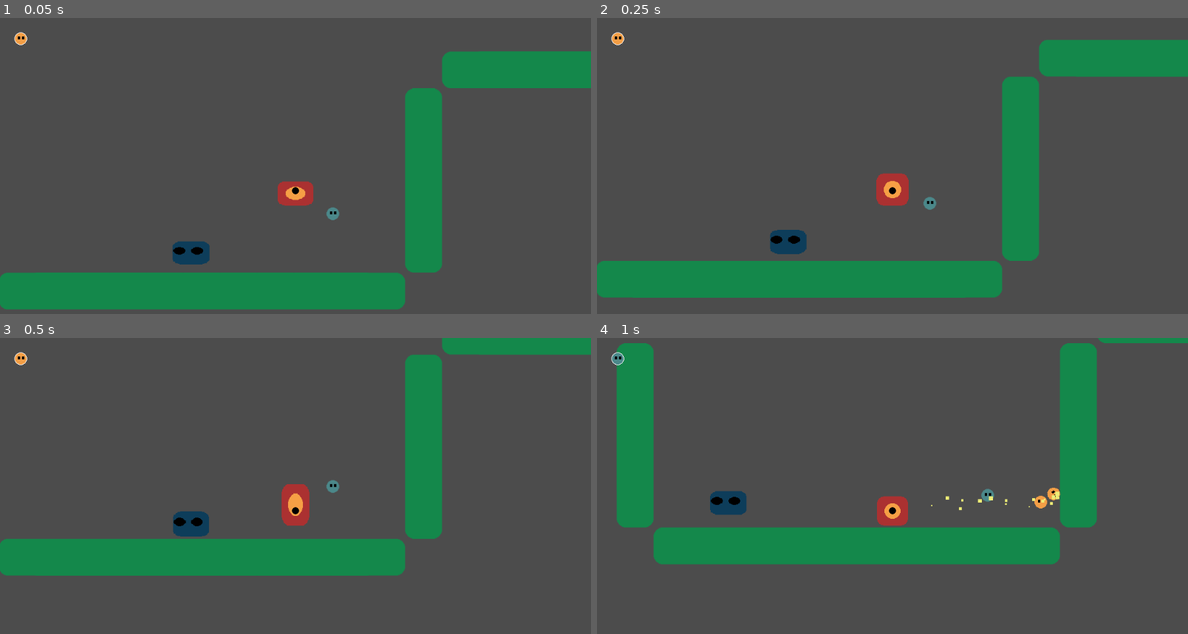
Above: before the commit, frames 1-4 (two rows, left to right).
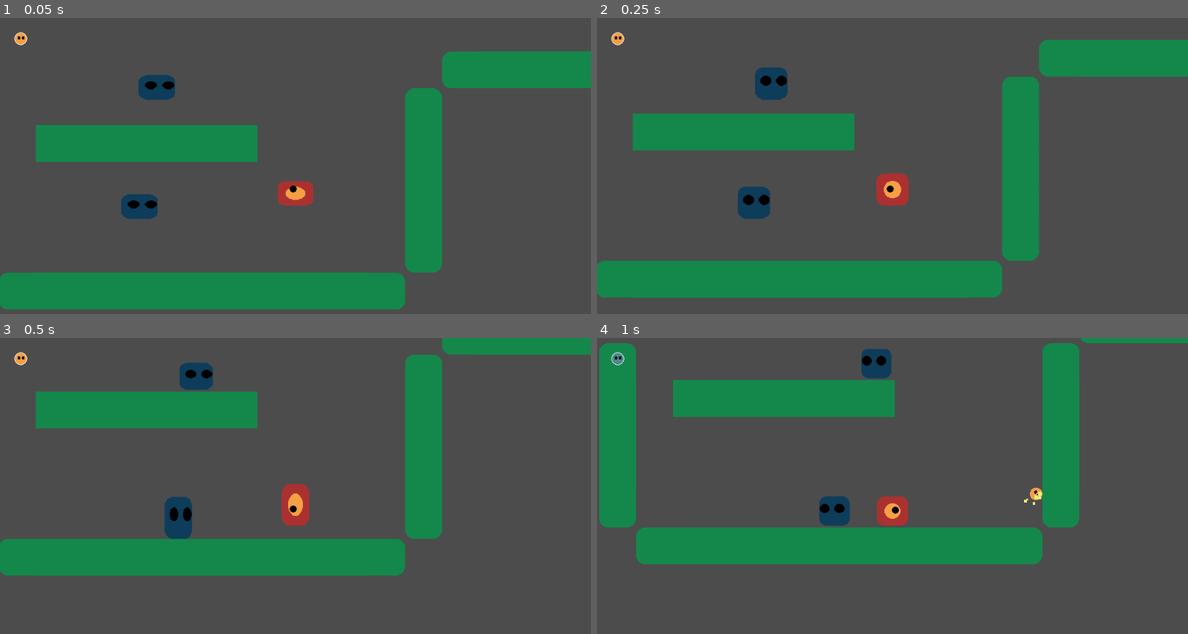
Above: after the commit, the same moments.

Repository: SaitenHazard/one_for_all
Game: Godot game, scene res://Scenes/MainScene.tscn
The game is run twice, just before and just after one commit, with the same random seed, the same clock (stepped at 60 frames per second) and the same inputs.
Inputs (mouse positions are in pixels of both pictures, inside the frame that each line leads up to):
- Up to frame 1 (0.05 s): no input
- Up to frame 2 (0.25 s): no input
- Up to frame 3 (0.5 s): no input
- Up to frame 4 (1 s): move the mouse to (1022, 494) at 0.52 s; press the mouse at (1022, 494) at 0.53 s; hold D (move_right) from 0.53 s (still down)

The runs differ from the first frame. In frame 1, 6.2% of the frame differs, in the area x 6-58%, y 19-84%; in frame 2, 6.4%; in frame 3, 6.1%; in frame 4, 15%, in the area x 0-86%, y 0-77%.

Commit message:
07/09/2021 09:25PM

Diff:
--- a/Game/Scenes/Enemy2.tscn
+++ b/Game/Scenes/Enemy2.tscn
@@ -16,14 +16,24 @@
 contact_monitor = true
 script = ExtResource( 1 )
 
-[node name="CollisionShape2D" type="CollisionShape2D" parent="."]
-shape = SubResource( 2 )
-
 [node name="Sprite" type="Sprite" parent="."]
 position = Vector2( 0, 25.836 )
 texture = ExtResource( 2 )
 offset = Vector2( 0, -26 )
 
+[node name="CollisionShape2D" type="CollisionShape2D" parent="."]
+shape = SubResource( 2 )
+
 [node name="Cooldown" type="Timer" parent="."]
 one_shot = true
+
+[node name="RayCast2DRight" type="RayCast2D" parent="."]
+position = Vector2( 28.9701, 5.95275 )
+enabled = true
+cast_to = Vector2( 0, 32 )
+
+[node name="RayCast2DLeft" type="RayCast2D" parent="."]
+position = Vector2( -29.3669, 5.5559 )
+enabled = true
+cast_to = Vector2( 0, 32 )
 [connection signal="body_entered" from="." to="." method="_on_Player_body_entered"]
--- a/Game/Scenes/MainScene.tscn
+++ b/Game/Scenes/MainScene.tscn
@@ -1,7 +1,6 @@
-[gd_scene load_steps=13 format=2]
+[gd_scene load_steps=12 format=2]
 
 [ext_resource path="res://Scenes/Player.tscn" type="PackedScene" id=1]
-[ext_resource path="res://Scenes/Pickup_slot.tscn" type="PackedScene" id=2]
 [ext_resource path="res://Scenes/UIShots.tscn" type="PackedScene" id=3]
 [ext_resource path="res://Scenes/Enemy2.tscn" type="PackedScene" id=4]
 [ext_resource path="res://sprite/tile_center.png" type="Texture" id=6]
@@ -135,7 +134,12 @@
 position = Vector2( 0, -23.7841 )
 
 [node name="Enemy2" parent="." instance=ExtResource( 4 )]
-position = Vector2( 397.195, 279.676 )
+position = Vector2( 335.356, -6.92288 )
+gravity_scale = 8.5
+
+[node name="Enemy3" parent="." instance=ExtResource( 4 )]
+position = Vector2( 305.356, 200.077 )
+gravity_scale = 8.5
 
 [node name="Player" parent="." instance=ExtResource( 1 )]
 position = Vector2( 578.082, 177.404 )
@@ -155,7 +159,4 @@
 collision_layer = 7
 collision_mask = 7
 format = 1
-tile_data = PoolIntArray( -65523, 536870913, 0, -65522, 5368 …(571 unchanged characters)… , 536870915, 0, 65536, 536870914, 0, 65548, 536870914, 0, 131072, 536870914, 0,  …(352 unchanged characters)…
-
-[node name="Bullet" parent="." instance=ExtResource( 2 )]
-position = Vector2( 642.803, 217.51 )
+tile_data = PoolIntArray( -65523, 536870913, 0, -65522, 5368 …(571 unchanged characters)… , 536870915, 0, 65536, 536870914, 0, 65538, 2, 0, 65539, 2, 0, 65540, 2, 0, 65541, 2, 0, 65542, 2, 0, 65543, 2, 0, 65548, 536870914, 0, 131072, 536870914, 0,  …(352 unchanged characters)…
--- a/Game/Scripts/Enemy2.gd
+++ b/Game/Scripts/Enemy2.gd
@@ -1,27 +1,19 @@
 extends RigidBody2D
 
-const MIN_SHOTS_ON_FLOOR : int = 1
-const WALK_ACCEL : float = 300.0
-const WALK_DEACCEL : float  = 300.0
-const WALK_MAX_VELOCITY : float  = 300.0
-const AIR_ACCEL : float  = 800.0
+const WALK_VELOCITY : float  = 200.0
+const AIR_VELOCITY : float  = 150.0
 const AIR_DEACCEL : float  = 800.0
 const JUMP_VELOCITY : float  = 600.0
 const MAX_FLOOR_AIRBORNE_TIME : float  = 0.15
 const BULLET_ACCEL  : float = 800.0
-const COOLDOWN  : float = 0.5
-const EYE_DISTANCE : float = 5.0
 
-var shots_max : int = 1
-var shots_remaining : int = shots_max
-
-var aim_direction : Vector2
-var opposite_aim_direction : Vector2
+#var aim_direction : Vector2
+#var opposite_aim_direction : Vector2
 var airborne_time = 1e20
-var in_cooldown : bool
-var move_left : bool
-var move_right : bool
-var shoot : bool
+#var in_cooldown : bool
+#var move_left : bool
+#var move_right : bool
+#var shoot : bool
 
 var body_state
 var step : float
@@ -29,19 +21,27 @@
 var linear_velocity_var : Vector2
 var linear_velocity_previous : Vector2
 var hit_ground : bool
-var wall_slide : float = 1.0
+var walk_direction : float = 1.0
 
 onready var Cooldown : Timer = $Cooldown
 onready var Sprite_var : Sprite = $Sprite
-onready var Eye : Sprite = $Eye
-var Bullet : Object = preload("res://Scenes/Bullet.tscn")
+onready var RayCast2DLeft : RayCast2D = $RayCast2DLeft
+onready var RayCast2DRight : RayCast2D = $RayCast2DRight
 
 var test : bool
+
+func _process(delta):
+	_do_animations(delta)
 
 func _do_animations(delta) -> void:
 	var scale_lerp : Vector2
 
-	if shoot or not on_floor:
+	if walk_direction > 0:
+		Sprite_var.flip_h = true
+	else:
+		Sprite_var.flip_h = false
+
+	if not on_floor:
 		hit_ground = false
 
 		scale_lerp.x = range_lerp(abs(linear_velocity_var.y), 0, abs(JUMP_VELOCITY), 1.25, 0.75)
@@ -58,30 +58,9 @@
 	Sprite_var.scale.x = lerp(Sprite_var.scale.x, 1, 1-pow(0.01, delta))
 	Sprite_var.scale.y = lerp(Sprite_var.scale.y, 1, 1-pow(0.01, delta))
 
-func get_shots_max() -> int:
-	return shots_max
-
-func get_shots_remaining() -> int:
-	return shots_remaining
-
-func _process(delta):
-	_set_aim_direction()
-	_set_cooldown()
-	_do_animations(delta)
-
-func _set_cooldown():
-	in_cooldown = not Cooldown.is_stopped()
-
-func _set_aim_direction():
-	var aim_direction = (get_global_mouse_position() - self.global_position).normalized()
-	self.aim_direction = aim_direction
-	opposite_aim_direction = aim_direction * -1
-
 func _integrate_forces(body_state):
 	self.body_state = body_state
 	_set_body_state()
-	_get_input()
-	_do_shoot()
 	_move_air()
 	_move_floor()
 	_set_velocity()
@@ -96,26 +75,6 @@
 	linear_velocity_var += body_state.get_total_gravity() * step
 	body_state.set_linear_velocity(linear_velocity_var)
 
-func _do_shoot():
-	if not shoot:
-		return
-
-	var bullet_m = Bullet.instance()
-	var pos = self.position
-
-	bullet_m.position = pos
-	get_parent().add_child(bullet_m)
-
-	bullet_m.linear_velocity = aim_direction * BULLET_ACCEL
-
-func _get_input():
-#	move_left = true
-	shoot = Input.is_action_pressed("shoot") and shots_remaining > 0 and not in_cooldown
-
-	if shoot:
-		Cooldown.start(COOLDOWN)
-		shots_remaining = shots_remaining - 1
-
 func _find_floor():
 	var found_floor = false
 	var floor_index = -1
@@ -128,73 +87,40 @@
 			floor_index = x
 
 		if contact_normal.x > 0.9:
-			wall_slide = 1.0
+			walk_direction = 1.0
 		elif contact_normal.x < -0.9:
-			wall_slide = -1.0
+			walk_direction = -1.0
+
+	if not RayCast2DRight.is_colliding() and RayCast2DLeft.is_colliding():
+		walk_direction = -1.0
+
+	if RayCast2DRight.is_colliding() and not RayCast2DLeft.is_colliding():
+		walk_direction = 1.0
 
 	if found_floor:
-		_replenish_min_shots()
 		airborne_time = 0.0
 	else:
 		airborne_time += step
 
-func _replenish_min_shots():
-	if shots_remaining == 0 and linear_velocity_var.x == 0:
-		shots_remaining = MIN_SHOTS_ON_FLOOR
-
 func _move_floor():
 	if on_floor:
-		if wall_slide > 0:
-			if linear_velocity_var.x > -WALK_MAX_VELOCITY:
-				linear_velocity_var.x -= WALK_ACCEL * step
-		elif wall_slide < 0:
-			if linear_velocity_var.x < WALK_MAX_VELOCITY:
-				linear_velocity_var.x += WALK_ACCEL * step
-		else:
-			var xv = abs(linear_velocity_var.x)
-			xv -= WALK_DEACCEL * step
-			if xv < 0:
-				xv = 0
-			linear_velocity_var.x = sign(linear_velocity_var.x) * xv
+		linear_velocity_var.x = WALK_VELOCITY * walk_direction
+#		if walk_direction < 0:
+#			linear_velocity_var.x = -WALK_VELOCITY
+#		else:
+#			linear_velocity_var.x = WALK_VELOCITY
+
 		linear_velocity_previous = linear_velocity_var
 
 func _move_air():
-	if shoot:
-		linear_velocity_var.y = JUMP_VELOCITY * opposite_aim_direction.y
-		linear_velocity_var.x = JUMP_VELOCITY * opposite_aim_direction.x
-#		offset for buggy replenish system
-		if abs(linear_velocity_var.x) < 100:
-			linear_velocity_var.x = 100
+#	if shoot:
+#		linear_velocity_var.y = JUMP_VELOCITY * opposite_aim_direction.y
+#		linear_velocity_var.x = JUMP_VELOCITY * opposite_aim_direction.x
 
 	if not on_floor:
-		return
-		if move_left and not move_right:
-			if linear_velocity_var.x > -WALK_MAX_VELOCITY:
-				linear_velocity_var.x -= AIR_ACCEL * step
-		elif move_right and not move_left:
-			if linear_velocity_var.x < WALK_MAX_VELOCITY:
-				linear_velocity_var.x += AIR_ACCEL * step
+		linear_velocity_var.x = 0
+
+		if walk_direction < 0:
+			linear_velocity_var.x = -AIR_VELOCITY
 		else:
-			var linear_velocity_absolute = abs(linear_velocity_var.x)
-			linear_velocity_absolute -= AIR_DEACCEL * step
-
-			if linear_velocity_absolute < 0:
-				linear_velocity_absolute = 0
-			linear_velocity_var.x = sign(linear_velocity_var.x) * linear_velocity_absolute
-
-func _shots_remaining_add():
-	if shots_remaining == shots_max:
-		return
-	shots_remaining = shots_remaining + 1
-
-func _shots_max_add():
-	shots_max = shots_max + 1
-
-func _on_Player_body_entered(body):
-	if body.is_in_group('bullet') and shots_remaining < shots_max:
-		_shots_remaining_add()
-		body.queue_free()
-
-	if body.is_in_group('pickup_slot'):
-		_shots_max_add()
-		body.queue_free()
+			linear_velocity_var.x = AIR_VELOCITY
--- a/Game/Scripts/Player.gd
+++ b/Game/Scripts/Player.gd
@@ -67,6 +67,10 @@
 	_set_aim_direction()
 	_set_cooldown()
 	_do_animations(delta)
+	_set_eye_position()
+
+func _set_eye_position():
+	Eye.global_position = self.global_position + (EYE_DISTANCE * aim_direction)
 
 func _set_cooldown():
 	in_cooldown = not Cooldown.is_stopped()
